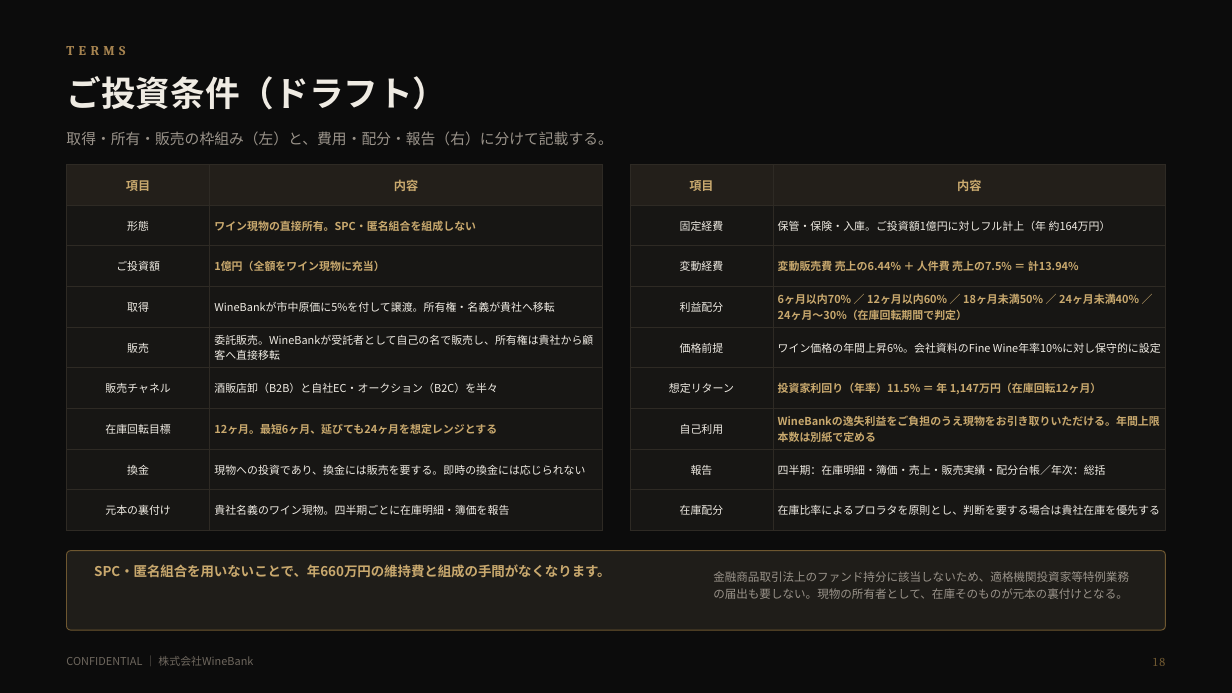
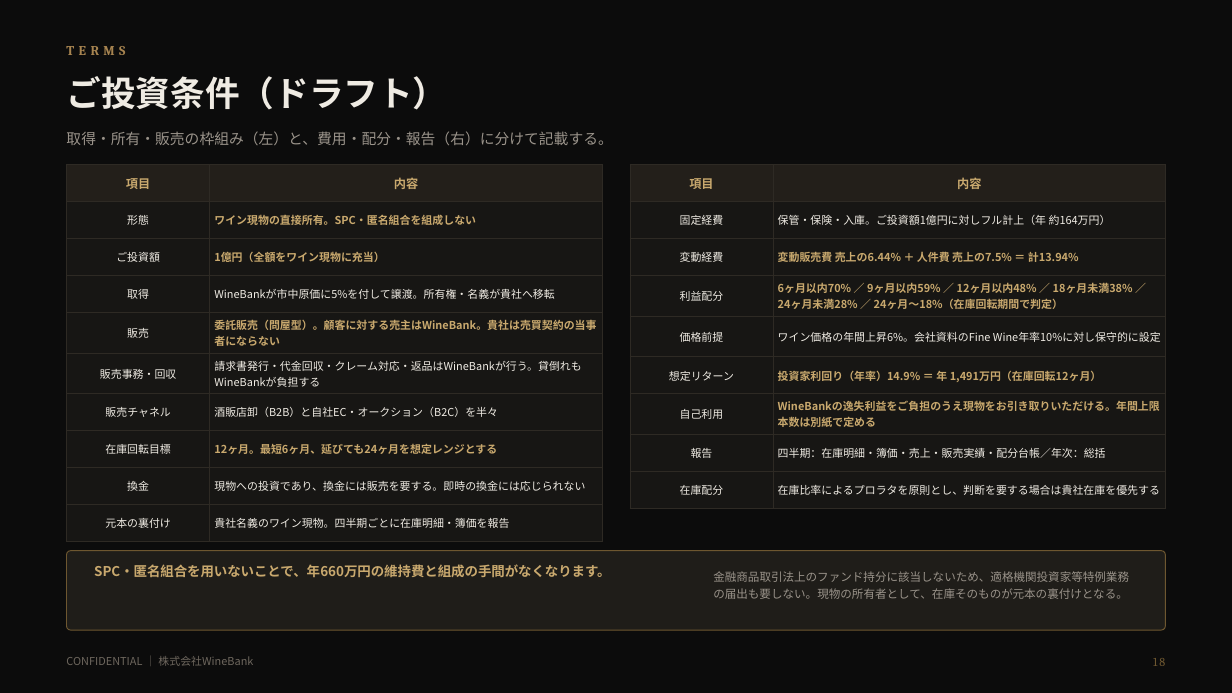
Before and after one commit to nakano-winebank/wine-auction, a slide deck: slide 19 of docs/wine-fund/WineBank_ワイン現物投資のご提案_倉持案_直接所有委託販売_1億円_20260820.pptx. Drawn at 1232x693 pixels with LibreOffice and Linux fonts; fonts in the diff are those of the drawing. Boxes give left, top, right and bottom in pixels: in the first picture for what was removed or moved away, otherwise in the second. Text is boxed around its words. In the diff, an @@ line names an element or a change of style, - is before the commit and + after.

Commit message:
倉持案v2：配分ティアを主線14.9%に組み直し、顧客への売主をWineBankに明記
【1】配分ティアの組み直し
主線（在庫回転12ヶ月）で投資家利回り15%弱とするため、12ヶ月の段を60%→48%に
引き下げた。12ヶ月の段だけを動かすと「12ヶ月以内48% < 18ヶ月未満50%」となり
回転が遅いほどWineBankの取り分が増える逆転が起きるため、ラダー全体を組み直した。

  70 / 60 / 50 / 40 / 30  →  70 / 59 / 48 / 38 / 28 / 18

9ヶ月の段を新設したのは、6ヶ月70%から12ヶ月48%へ一段で落とすと境界の段差が
22ポイントとなり、境界直前に値引きしてでも売り切る誘因が強くなりすぎるため。
段を挟むことで最大段差は11ポイントに収まる。

結果、投資家利回り（年率）は回転6〜36ヶ月で11.4〜15.4%となり、20%超過も
10%割れも生じない。主線12ヶ月は11.5%→14.9%。

これに伴い、値上がり前提の位置づけが変わった。投資家の取り分が増えたことで
横ばい（0%）でも主線で11.1%を確保するため、値上がりは10%確保の前提条件では
なくなった。10%を割る唯一の経路は値引き販売となる。値上がりページ・下振れページ・
リスクページ・まとめページの記述を実態に合わせて書き直した。

【2】顧客に対する売主をWineBankに明記
投資家が売買契約の当事者になると事務負担と回収リスクを負うため、問屋型の
委託販売として売主をWineBankとすることを資料上で明確にした。請求書発行・
代金回収・クレーム対応・返品はWineBankが行い、貸倒れもWineBankが負担する。
スキーム図・v1比較表・委託販売ページ・リスクページ・ご投資条件・まとめに反映。
委託販売では税務上の売上が委託者に立つため、消費税の取扱いを要確認事項に追加した。

全22枚をレンダリングして目視確認し、列幅の合計とティアの単調性を機械検証した。

```diff
--- a/docs/wine-fund/WineBank_ワイン現物投資のご提案_倉持案_直接所有委託販売_1億円_20260820.pptx
+++ b/docs/wine-fund/WineBank_ワイン現物投資のご提案_倉持案_直接所有委託販売_1億円_20260820.pptx
@@ table at (x1=67, y1=165, x2=603, y2=532) @@
-row 5: 販売 | 委託販売。WineBankが受託者として自己の名で販売し、所有権は貴社から顧客へ直接移転
+row 5: 販売 | 委託販売（問屋型）。顧客に対する売主はWineBank。貴社は売買契約の当事者にならない
+row 6: 販売事務・回収 | 請求書発行・代金回収・クレーム対応・返品はWineBankが行う。貸倒れもWineBankが負担する
@@ table at (x1=630, y1=165, x2=1166, y2=499) @@
-row 4, column 2: 6ヶ月以内70% ／ 12ヶ月以内60% ／ 18ヶ月未満50% ／ 24ヶ月未満40% ／ 24ヶ月〜30%（在庫回転期間で判定）
+row 4, column 2: 6ヶ月以内70% ／ 9ヶ月以内59% ／ 12ヶ月以内48% ／ 18ヶ月未満38% ／ 24ヶ月未満28% ／ 24ヶ月〜18%（在庫回転期間で判定）
-row 6, column 2: 投資家利回り（年率）11.5% ＝ 年 1,147万円（在庫回転12ヶ月）
+row 6, column 2: 投資家利回り（年率）14.9% ＝ 年 1,491万円（在庫回転12ヶ月）
```
Also in this commit, not shown: 12 other slides changed, 4 other files.
